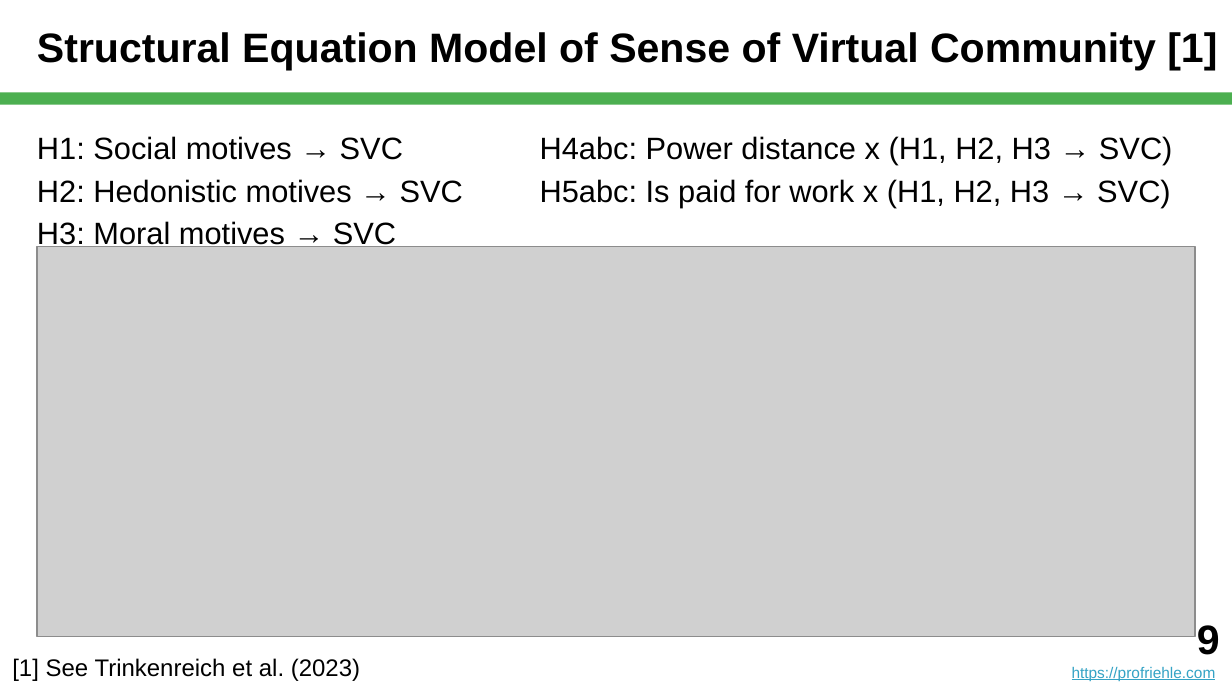
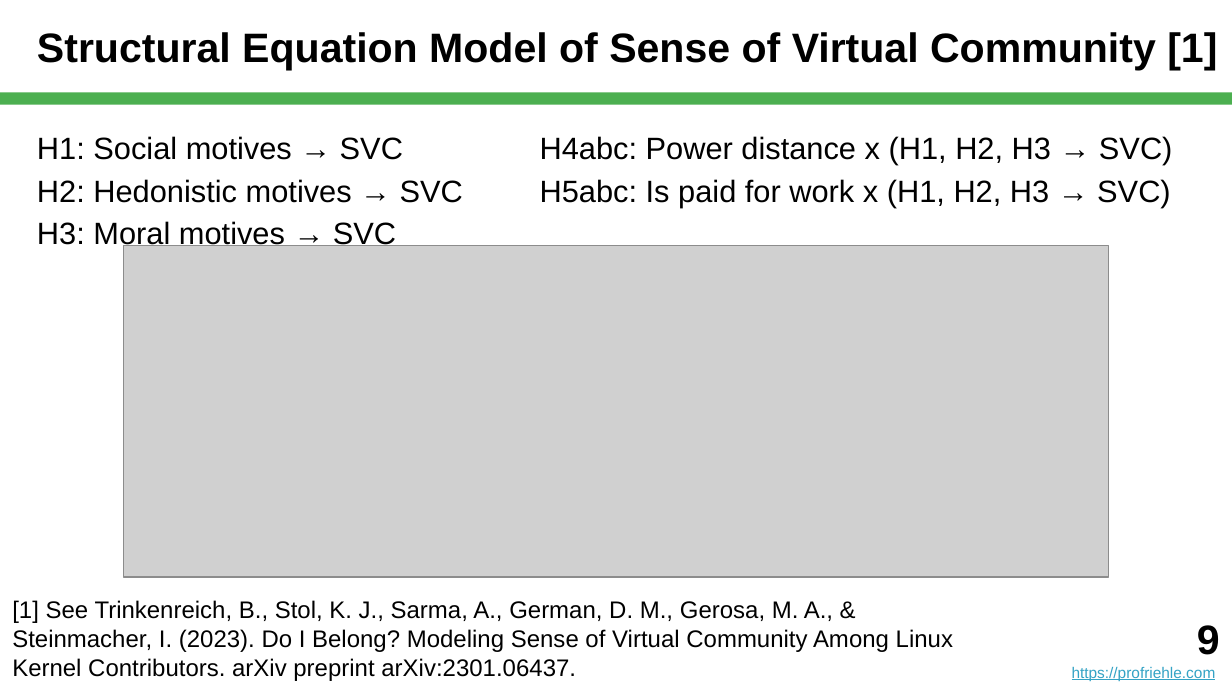
Before and after one commit to dirkriehle/nyt-course, a slide deck: slide 9 of Lecture slides/NYT C01 - What is Science.pptx. Drawn at 1232x693 pixels with LibreOffice and Linux fonts; fonts in the diff are those of the drawing; grey boxes stand for pictures. Boxes give left, top, right and bottom in pixels: in the first picture for what was removed or moved away, otherwise in the second. Text is boxed around its words. In the diff, an @@ line names an element or a change of style, - is before the commit and + after.

```diff
--- a/Lecture slides/NYT C01 - What is Science.pptx
+++ b/Lecture slides/NYT C01 - What is Science.pptx
@@ picture: place and size @@
-picture at [37,246,1195,636]
+picture at [123,246,1109,578]
@@ text at [12,600,953,681]: text changed @@
-[1] See Trinkenreich et al. (2023)
+[1] See Trinkenreich, B., Stol, K. J., Sarma, A., German, D. M., Gerosa, M. A., & Steinmacher, I. (2023). Do I Belong? Modeling Sense of Virtual Community Among Linux Kernel Contributors. arXiv preprint arXiv:2301.06437.
```
Also in this commit, not shown: 12 other slides changed, 2 slides added, 1 slide removed, 3 other files.
